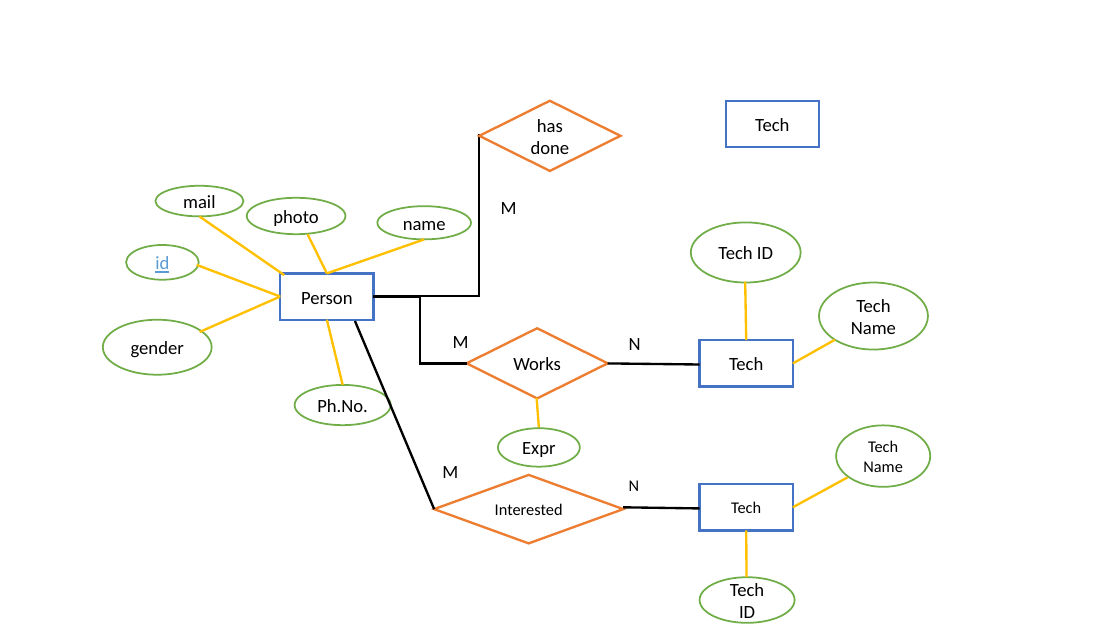
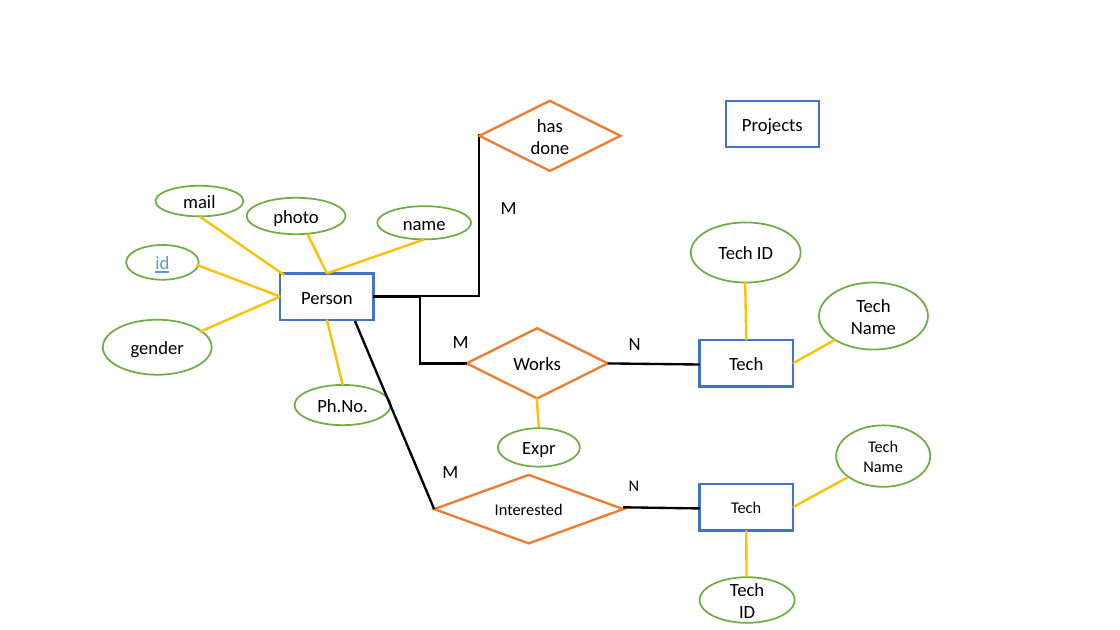
Before and after one commit to AdityaRaut13/SocialMedia, a slide deck: slide 1 of Docs/ER.pptx. Drawn at 1120x630 pixels with LibreOffice and Linux fonts; fonts in the diff are those of the drawing. Boxes give left, top, right and bottom in pixels: in the first picture for what was removed or moved away, otherwise in the second. Text is boxed around its words. In the diff, an @@ line names an element or a change of style, - is before the commit and + after.

```diff
--- a/Docs/ER.pptx
+++ b/Docs/ER.pptx
@@ text in rectangle at box(742, 118, 803, 134): text changed @@
-Tech
+Projects
```
Also in this commit, not shown: 6 other files.
